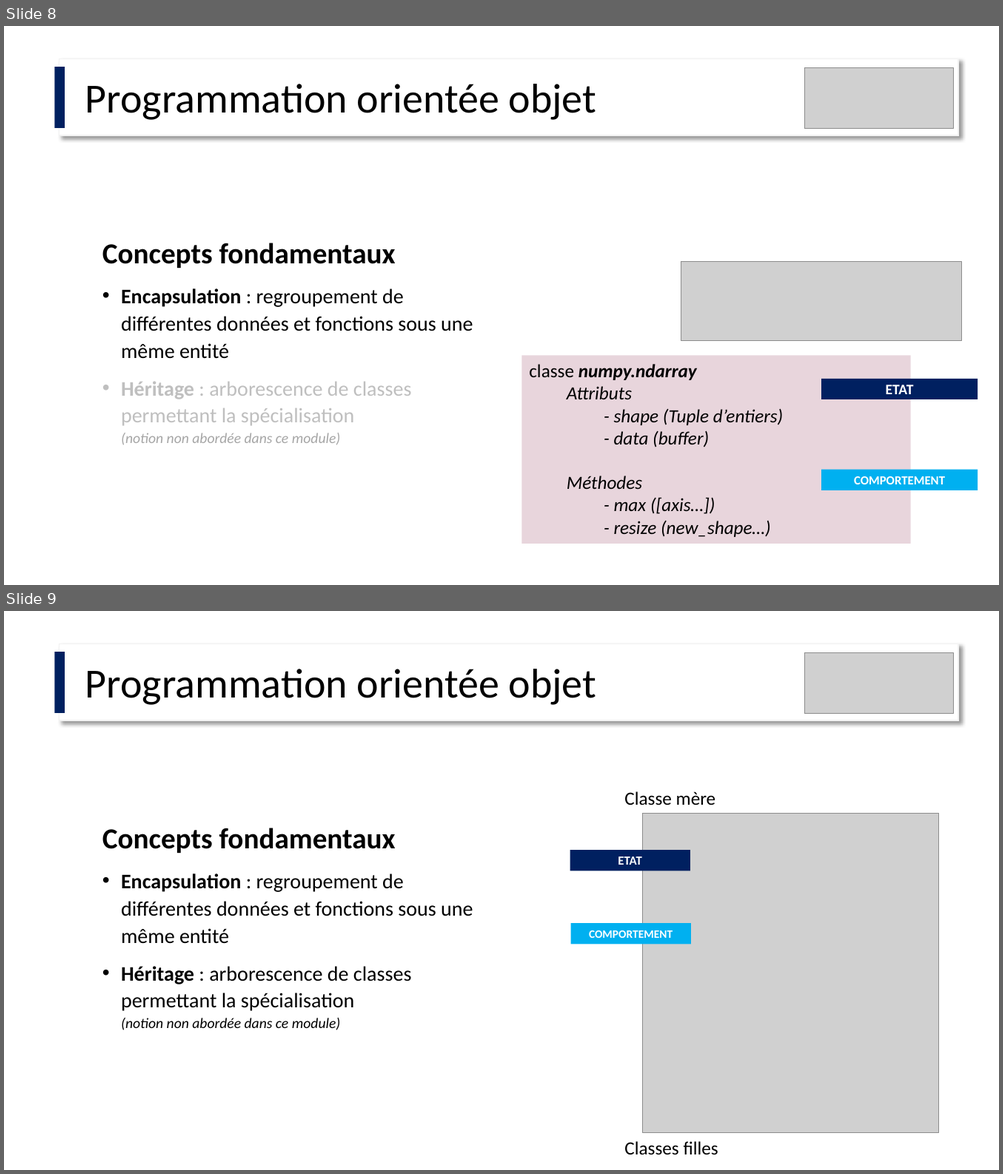
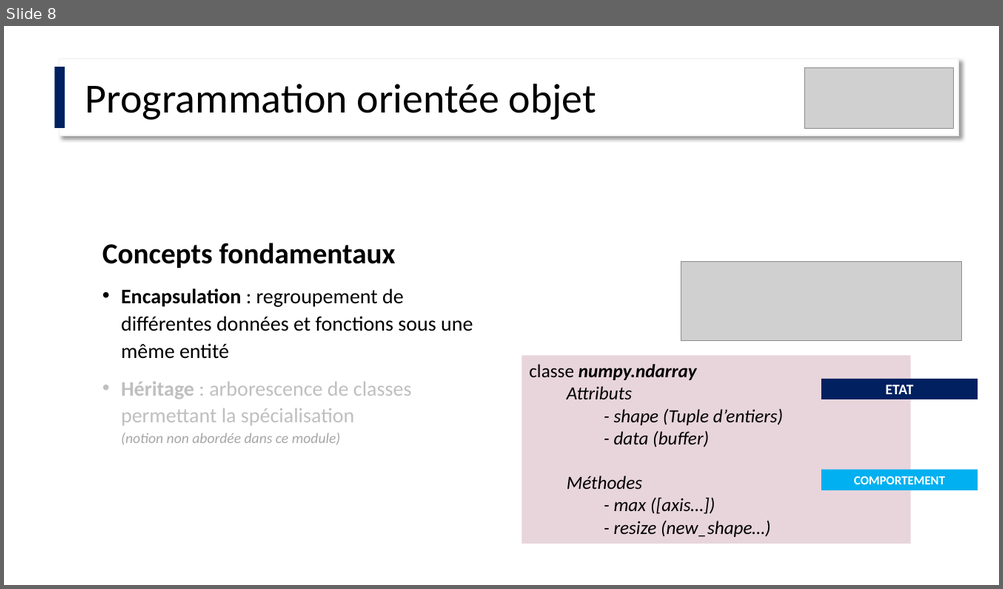
Before and after one commit to IOGS-Digital-Methods/semester-6, a slide deck: ONIP/S6_0_Intro/ONIP2_Classes_et_objets.pptx. Shown one above the other, each under a label of ours: slides 8 and 9 before the commit, slide 8 after it. The pictures are 1003x1174 and 1003x589 pixels, drawn with LibreOffice and Linux fonts; fonts in the diff are those of the drawing; grey boxes stand for pictures. Boxes give left, top, right and bottom in pixels: in the first picture for what was removed or moved away, otherwise in the second. Text is boxed around its words. In the diff, an @@ line names an element or a change of style, - is before the commit and + after.

Commit message:
Update ONIP - FISE / minor changes on Class presentation (del heritage)

```diff
--- a/ONIP/S6_0_Intro/ONIP2_Classes_et_objets.pptx
+++ b/ONIP/S6_0_Intro/ONIP2_Classes_et_objets.pptx
@@ slide 9 removed at box(4, 611, 999, 1170), background #FFFFFF @@
@@ rectangle removed at box(55, 652, 65, 713) @@
@@ rectangle removed at box(60, 644, 959, 721) @@
@@ picture removed at box(805, 652, 954, 714) @@
@@ text removed at box(85, 669, 597, 705) @@
-Programmation orientée objet
@@ text removed at box(624, 792, 716, 806) @@
-Classe mère
@@ text removed at box(102, 828, 472, 1031) @@
-Concepts fondamentaux
-• Encapsulation : regroupement de différentes données et fonctions sous une même entité
-• Héritage : arborescence de classes permettant la spécialisation
-  (notion non abordée dans ce module)
@@ picture removed at box(643, 813, 939, 1133) @@
@@ rectangle removed at box(570, 851, 691, 871) @@
-ETAT
@@ rectangle removed at box(570, 923, 691, 945) @@
-COMPORTEMENT
@@ text removed at box(624, 1142, 718, 1156) @@
-Classes filles
```
Also in this commit, not shown: 1 slide changed, 5 other files.
